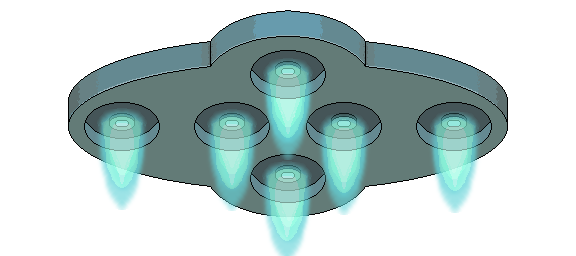
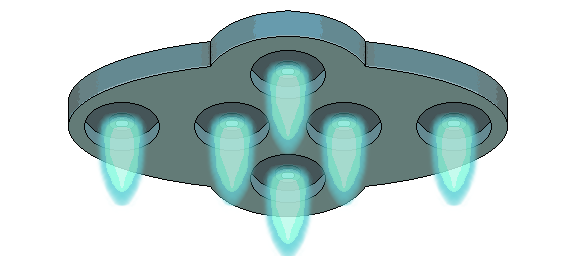
Comparing the layer stacks of the two 576px x 256px images. Changes:
moved "Visible" above "ion_dust_2 rest", painted on it over (95, 58, 482, 256)
"ion_dust_0 rest": opacity 64% → 66%, painted on it over (95, 60, 482, 256)
hid "ion_dust_0", painted on it over (261, 58, 315, 160)
